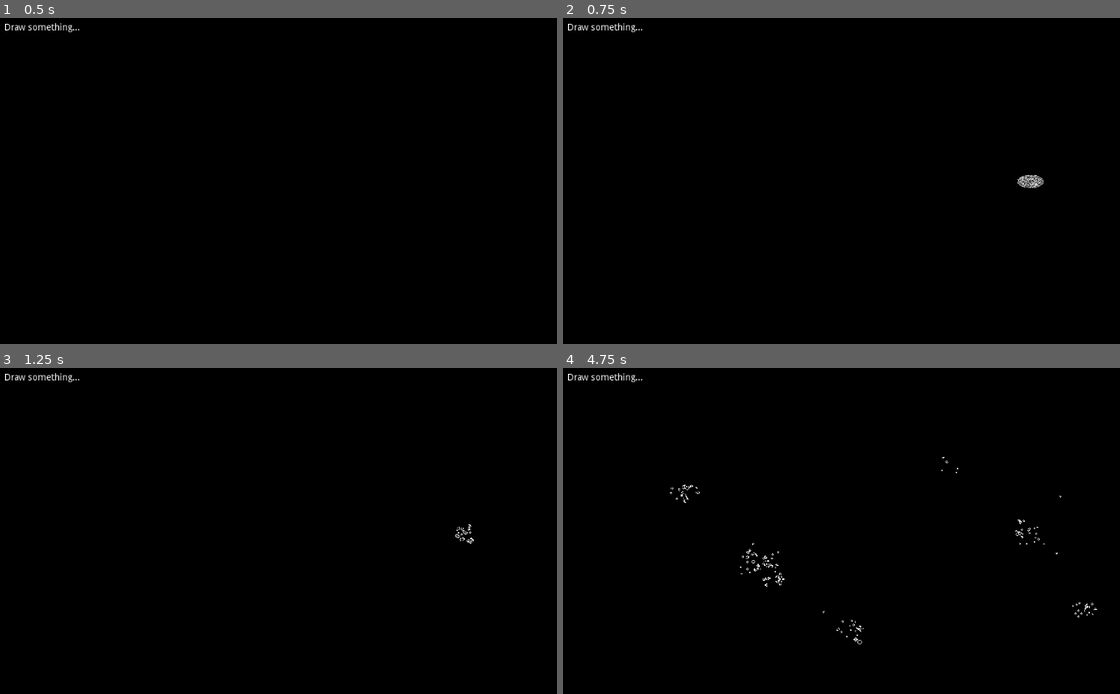
Above: before the commit, frames 1-4 (two rows, left to right).
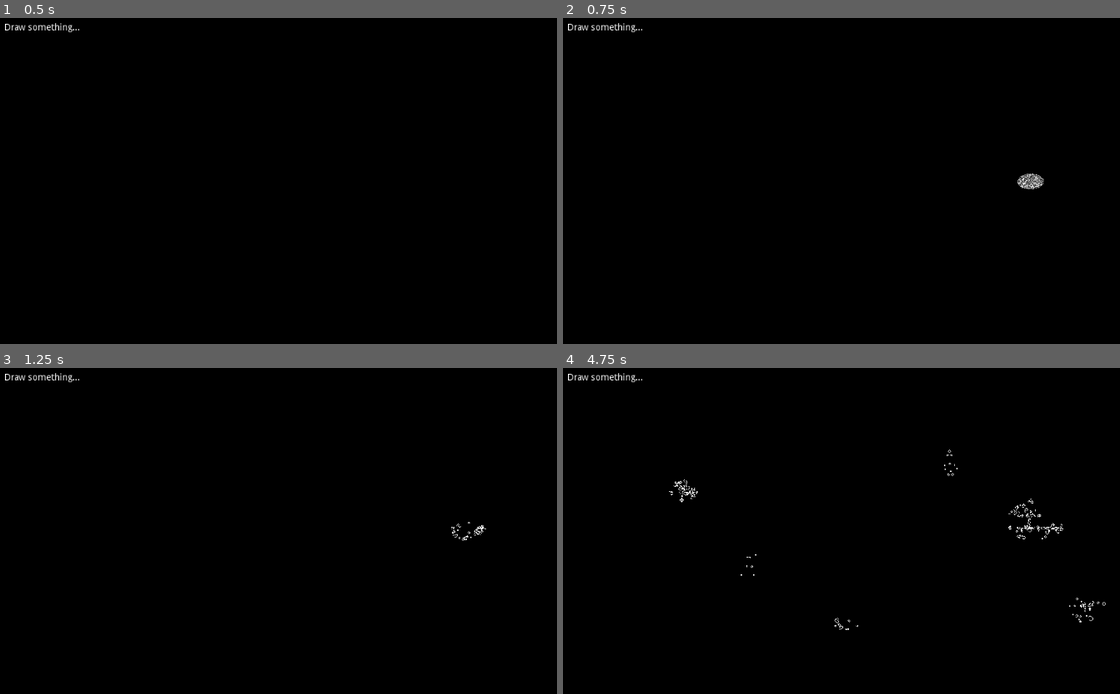
Above: after the commit, the same moments.

Repository: tavurth/godot-game-of-life
Game: Godot game, scene res://GameOfLife.tscn
Same seed, same stepped clock (60 frames per second), same inputs: the game is played once before the commit and once after it.
Inputs (mouse positions are in pixels of both pictures, inside the frame that each line leads up to):
- Up to frame 1 (0.5 s): no input
- Up to frame 2 (0.75 s): tap Enter at 0.5 s; move the mouse to (1030, 181) at 0.52 s; click (1030, 181) at 0.67 s
- Up to frame 3 (1.25 s): no input
- Up to frame 4 (4.75 s): move the mouse to (752, 570) at 1.27 s; click (752, 570) at 1.42 s; move the mouse to (952, 465) at 2.02 s; click (952, 465) at 2.17 s; move the mouse to (852, 628) at 2.77 s; click (852, 628) at 2.92 s; move the mouse to (1086, 609) at 3.52 s; click (1086, 609) at 3.67 s; move the mouse to (685, 491) at 4.27 s; click (685, 491) at 4.42 s

Frame 1 is identical in both runs. In frame 2, 0.1% of the frame differs, in the area x 81-87%, y 47-53%; in frame 3, 0.1%; in frame 4, 0.8%, in the area x 19-98%, y 25-85%.

Commit message:
Fix bug with size of FBO

Diff:
--- a/GameOfLife.tscn
+++ b/GameOfLife.tscn
@@ -36,10 +36,8 @@
 stretch = true
 
 [node name="Viewport" type="Viewport" parent="VBoxContainer/ViewportContainer"]
-size = Vector2( 1024, 512 )
-handle_input_locally = false
+size = Vector2( 1024, 600 )
 render_target_clear_mode = 2
-render_target_update_mode = 3
 
 [node name="CanvasLayer" type="CanvasLayer" parent="VBoxContainer/ViewportContainer/Viewport"]
 
